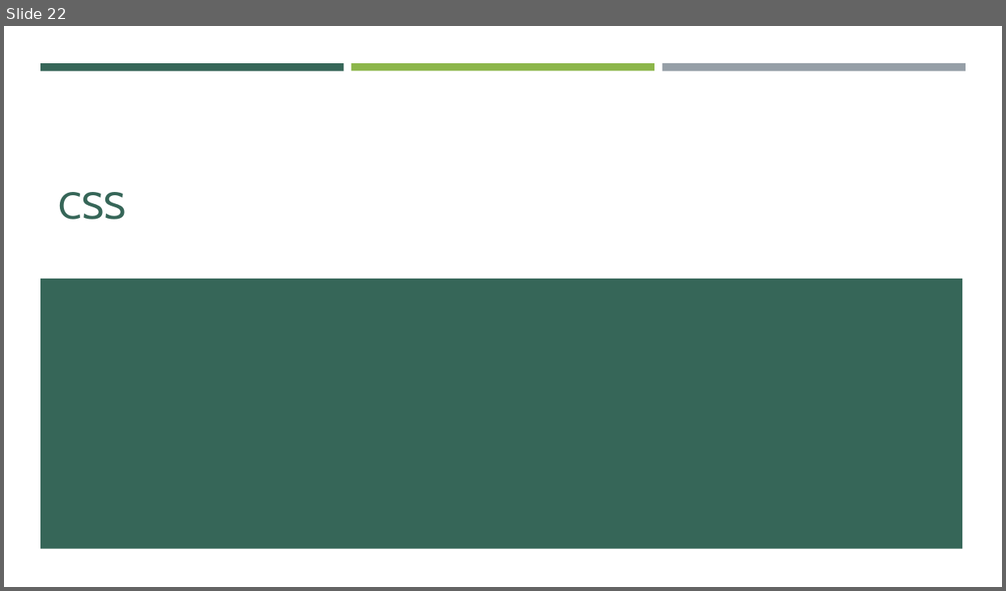
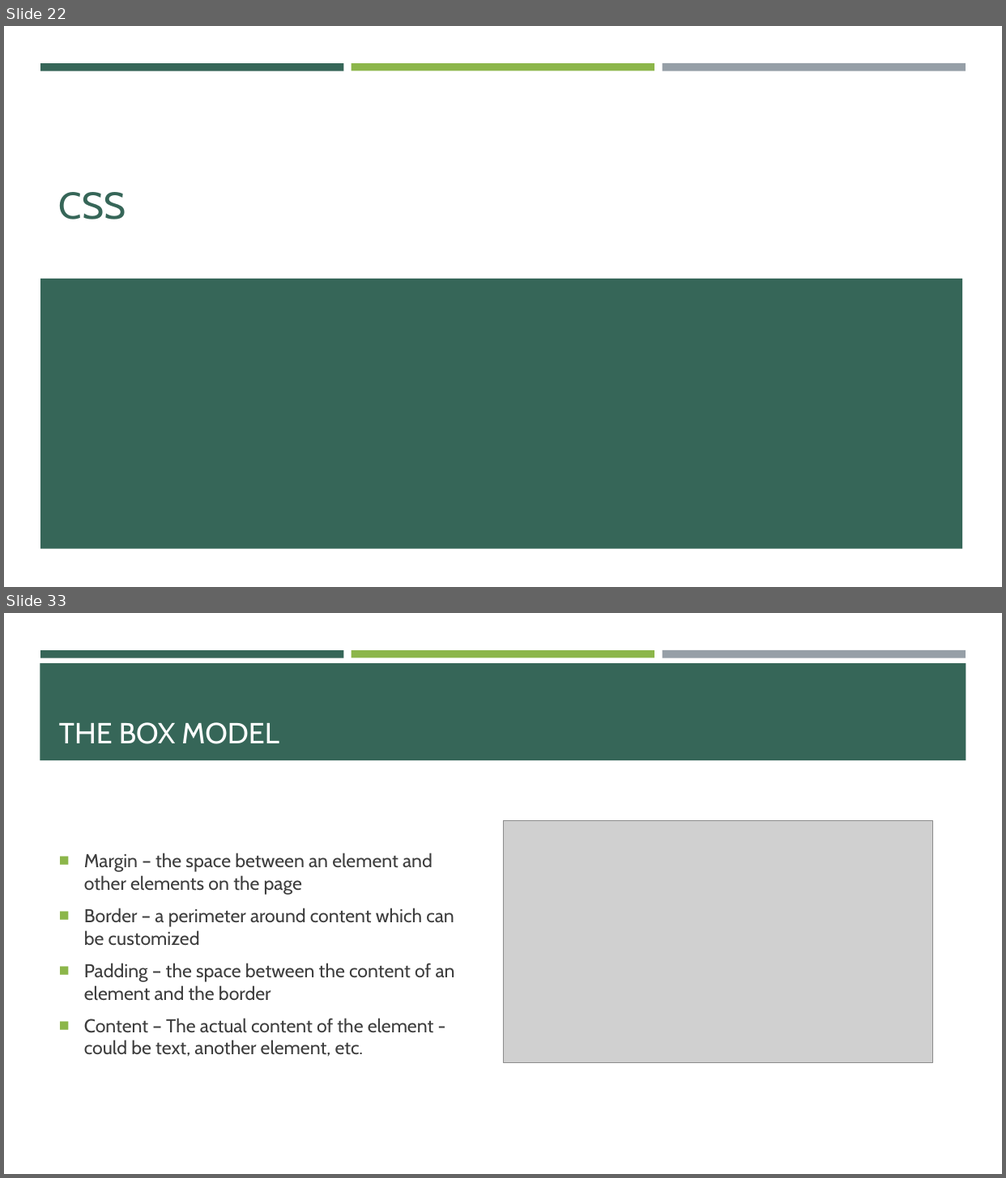
Before and after one commit to e-m-wilson/SNOW, a slide deck: Week_1/003-HTML_&_CSS/HTML-CSS.pptx. Shown one above the other, each under a label of ours: slide 22 before the commit, slides 22 and 33 after it; the slides between them are not shown. The pictures are 1006x591 and 1006x1178 pixels, drawn with LibreOffice and Linux fonts; fonts in the diff are those of the drawing; grey boxes stand for pictures. Boxes give left, top, right and bottom in pixels: in the first picture for what was removed or moved away, otherwise in the second. Text is boxed around its words. In the diff, an @@ line names an element or a change of style, - is before the commit and + after.

```diff
--- a/Week_1/003-HTML_&_CSS/HTML-CSS.pptx
+++ b/Week_1/003-HTML_&_CSS/HTML-CSS.pptx
@@ slide 33 added at (4, 613, 1002, 1174), background #FFFFFF; not listed: 3 template elements that a slide beside it also shows @@
@@ rectangle added at (40, 663, 966, 760), fill #366658 @@
@@ title added at (59, 722, 279, 744), 28 pt, text #FFFFFF @@
+THE BOX MODEL
@@ picture added at (503, 821, 933, 1063) @@
@@ text added at (84, 853, 455, 1056), 18 pt, text #3D3D3D @@
+■ Margin – the space between an element and other elements on the page
+■ Border – a perimeter around content which can be customized
+■ Padding – the space between the content of an element and the border
+■ Content – The actual content of the element - could be text, another element, etc.
```
Also in this commit, not shown: 20 other slides added, 1 other file.
